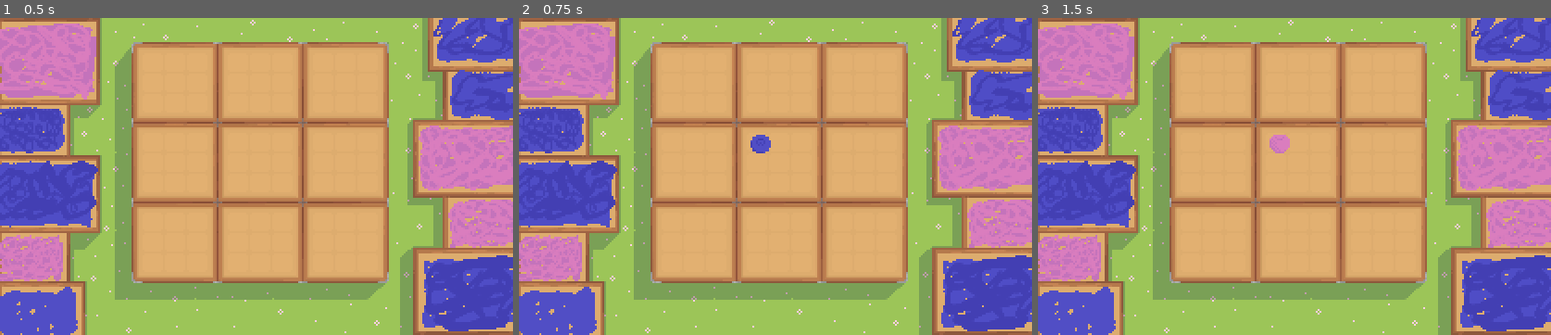
Above: before the commit, frames 1-3 (left to right).
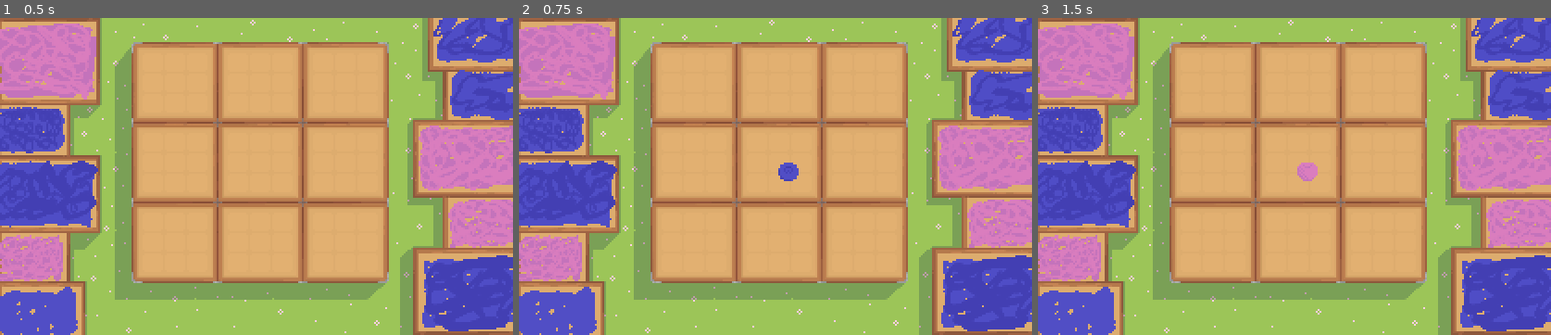
Above: after the commit, the same moments.

Repository: Foxsia/UltimateTicTacToe
Game: Godot game, scene res://scenes/game/game.tscn
Same seed, same stepped clock (60 frames per second), same inputs: the game is played once before the commit and once after it.
Inputs:
- Up to frame 1 (0.5 s): no input
- Up to frame 2 (0.75 s): tap Enter (confirm) at 0.5 s; hold D (move_right) from 0.53 s (still down); hold Enter (confirm) from 0.53 s (still down)
- Up to frame 3 (1.5 s): release D (move_right) at 1.28 s; release Enter (confirm) at 1.28 s; hold S (move_down) from 1.28 s (still down); tap Enter (confirm) at 1.35 s

Frame 1 is identical in both runs. In frame 2, 0.4% of the frame differs, in the area x 45-55%, y 36-52%; in frame 3, 0.4%.

Commit message:
fix project structure

Diff:
--- a/scenes/cell/cell.tscn
+++ b/scenes/cell/cell.tscn
@@ -5,8 +5,9 @@
 [node name="cell" type="Control"]
 anchor_right = 1.0
 anchor_bottom = 1.0
+rect_min_size = Vector2( 10, 10 )
 script = ExtResource( 1 )
 
 [node name="TextureRect" type="TextureRect" parent="."]
-margin_right = 40.0
-margin_bottom = 40.0
+margin_right = 11.0
+margin_bottom = 10.0
--- a/scenes/game/game.tscn
+++ b/scenes/game/game.tscn
@@ -6,7 +6,7 @@
 [ext_resource path="res://assets/textures/background.png" type="Texture" id=4]
 [ext_resource path="res://scripts/core/input_manager.gd" type="Script" id=5]
 [ext_resource path="res://scripts/core/cursor_manager.gd" type="Script" id=6]
-[ext_resource path="res://scripts/game/mainBoard.gd" type="Script" id=7]
+[ext_resource path="res://scenes/game/mainBoard.tscn" type="PackedScene" id=7]
 
 [node name="Game" type="Control"]
 script = ExtResource( 1 )
@@ -29,17 +29,11 @@
 margin_bottom = 130.0
 texture = ExtResource( 3 )
 
-[node name="MainBoard" type="GridContainer" parent="CenterMainBoard"]
-margin_left = 69.0
-margin_top = 65.0
-margin_right = 69.0
-margin_bottom = 65.0
-size_flags_horizontal = 0
-size_flags_vertical = 0
-custom_constants/vseparation = 3
-custom_constants/hseparation = 3
-columns = 9
-script = ExtResource( 7 )
+[node name="mainBoard" parent="CenterMainBoard" instance=ExtResource( 7 )]
+anchor_right = 0.0
+anchor_bottom = 0.0
+margin_right = 140.0
+margin_bottom = 130.0
 
 [node name="GameManager" type="Node" parent="."]
 script = ExtResource( 2 )
--- a/scenes/game/mainBoard.tscn
+++ b/scenes/game/mainBoard.tscn
@@ -9,4 +9,5 @@
 [node name="GridContainer" type="GridContainer" parent="."]
 margin_right = 40.0
 margin_bottom = 40.0
+columns = 3
 script = ExtResource( 1 )
--- a/scenes/game/smallBoard.tscn
+++ b/scenes/game/smallBoard.tscn
@@ -5,4 +5,5 @@
 [node name="smallBoard" type="GridContainer"]
 anchor_right = 1.0
 anchor_bottom = 1.0
+columns = 3
 script = ExtResource( 1 )
--- a/scripts/game/game.gd
+++ b/scripts/game/game.gd
@@ -3,7 +3,7 @@
 onready var game_manager = $GameManager
 onready var input_manager = $InputManager
 onready var cursor_manager = $CursorManager
-onready var main_board = $CenterMainBoard/MainBoard
+onready var main_board = $CenterMainBoard/mainBoard/GridContainer
 
 func _ready():
 	game_manager.connect("move_played", self, "_on_move_played")
